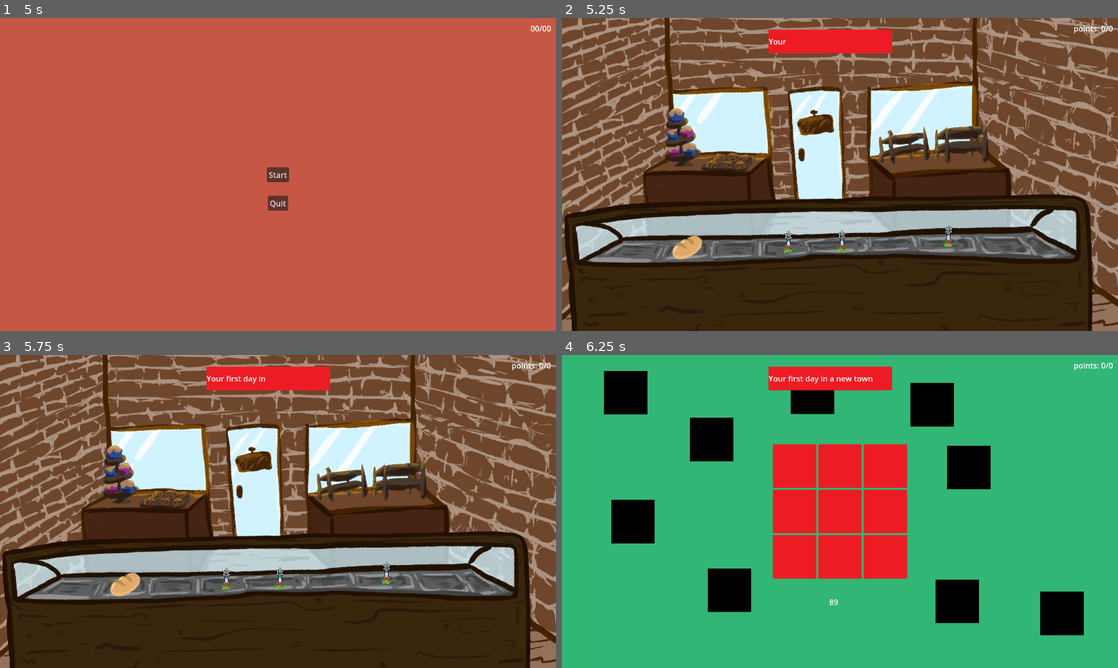
Above: before the commit, frames 1-4 (two rows, left to right).
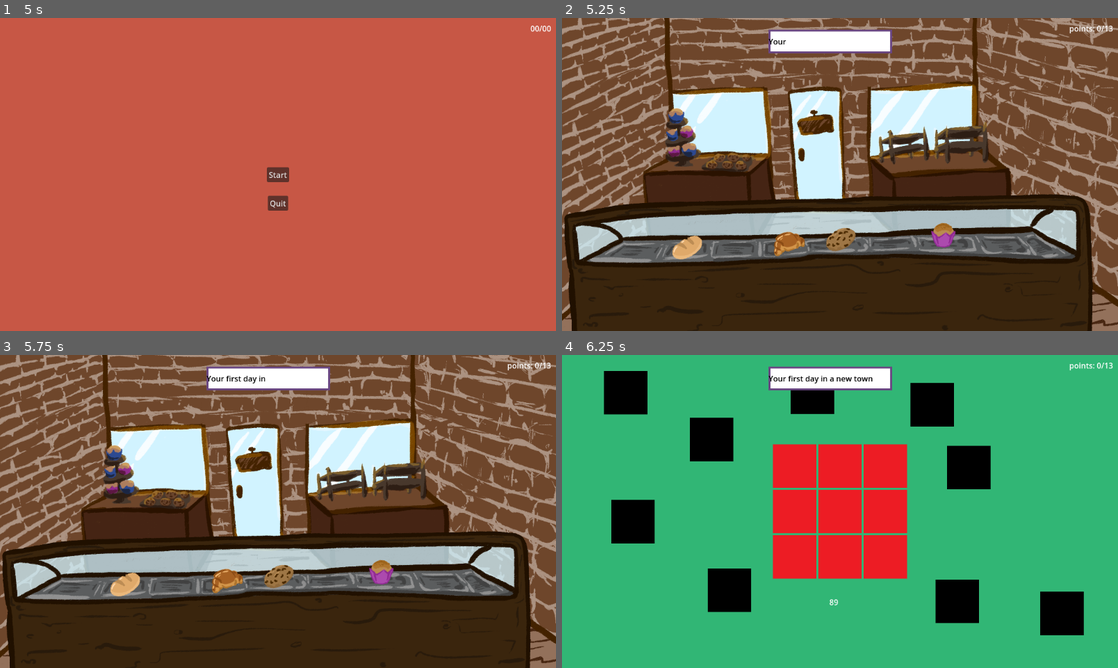
Above: after the commit, the same moments.

Repository: LauraVEkris/FreshlyBaked
Game: Godot game, scene res://scenes/main.tscn
Same seed, same stepped clock (60 frames per second), same inputs: the game is played once before the commit and once after it.
Inputs (mouse positions are in pixels of both pictures, inside the frame that each line leads up to; where the layout moved, square brackets give the same spot in the first picture):
- Up to frame 1 (5 s): click (122, 246) at 0.5 s; click (122, 246) at 1.25 s; click (227, 243) at 2 s; click (227, 243) at 2.75 s; click (383, 233) [389, 237] at 3.5 s; click (383, 233) [389, 237] at 4.25 s
- Up to frame 2 (5.25 s): click "Start" at 5 s
- Up to frame 3 (5.75 s): no input
- Up to frame 4 (6.25 s): click (840, 577) [840, 580] at 5.75 s

Frame 1 is identical in both runs. In frame 2, 2.7% of the frame differs, in the area x 37-100%, y 2-77%; in frame 3, 2.7%; in frame 4, 1.8%.

Commit message:
small fixes + art!
fixes include:
- muffin game
- dialoguemanager
- point counter
Art:
- pastries
- items for minigames
- result screens/items

Diff:
--- a/objects/apple.tscn
+++ b/objects/apple.tscn
@@ -1,7 +1,7 @@
 [gd_scene load_steps=4 format=3 uid="uid://ceih86jovvtqu"]
 
 [ext_resource type="Script" path="res://scripts/minigames/apple.gd" id="1_74ufo"]
-[ext_resource type="Texture2D" uid="uid://5eplxqu2b8e2" path="res://assets/red.png" id="1_kp8ew"]
+[ext_resource type="Texture2D" uid="uid://c6xw28wtplsdr" path="res://assets/items/apple.png" id="2_y1so6"]
 
 [sub_resource type="CircleShape2D" id="CircleShape2D_jumsr"]
 radius = 78.1025
@@ -13,7 +13,7 @@
 offset_right = 90.0
 offset_bottom = 90.0
 scale = Vector2(0.5, 0.5)
-texture = ExtResource("1_kp8ew")
+texture = ExtResource("2_y1so6")
 
 [node name="Area2D" type="Area2D" parent="."]
 
--- a/objects/beat.tscn
+++ b/objects/beat.tscn
@@ -1,6 +1,6 @@
 [gd_scene load_steps=3 format=3 uid="uid://bfgmyxlkuyik3"]
 
-[ext_resource type="Texture2D" uid="uid://5eplxqu2b8e2" path="res://assets/red.png" id="2_6e0w2"]
+[ext_resource type="Texture2D" uid="uid://dwc8n5lp60i05" path="res://assets/items/note.png" id="1_vj6wm"]
 
 [sub_resource type="CircleShape2D" id="CircleShape2D_jumsr"]
 radius = 78.1025
@@ -11,7 +11,7 @@
 offset_right = 90.0
 offset_bottom = 90.0
 scale = Vector2(0.5, 0.5)
-texture = ExtResource("2_6e0w2")
+texture = ExtResource("1_vj6wm")
 
 [node name="Area2D" type="Area2D" parent="."]
 
--- a/objects/text_box.tscn
+++ b/objects/text_box.tscn
@@ -1,15 +1,19 @@
 [gd_scene load_steps=3 format=3 uid="uid://cp0ndynhe864o"]
 
 [ext_resource type="Script" path="res://scripts/text_box.gd" id="1_63y4b"]
-[ext_resource type="Texture2D" uid="uid://5eplxqu2b8e2" path="res://assets/red.png" id="2_bsm43"]
+[ext_resource type="Texture2D" uid="uid://c5xkdhlnbgadt" path="res://assets/textbox.png" id="2_2kmlu"]
 
 [node name="TextBox" type="MarginContainer"]
 script = ExtResource("1_63y4b")
 
 [node name="NinePatchRect" type="NinePatchRect" parent="."]
 layout_mode = 2
-texture = ExtResource("2_bsm43")
-region_rect = Rect2(12.2923, 15.3463, 63.7262, 56.4845)
+texture = ExtResource("2_2kmlu")
+region_rect = Rect2(0, 0, 64, 64)
+patch_margin_left = 4
+patch_margin_top = 4
+patch_margin_right = 4
+patch_margin_bottom = 4
 
 [node name="MarginContainer" type="MarginContainer" parent="."]
 clip_contents = true
@@ -20,6 +24,7 @@
 
 [node name="Label" type="Label" parent="MarginContainer"]
 layout_mode = 2
+theme_override_colors/font_color = Color(0, 0, 0, 1)
 
 [node name="LetterDisplayTimer" type="Timer" parent="."]
 one_shot = true
--- a/scenes/main.tscn
+++ b/scenes/main.tscn
@@ -1,12 +1,15 @@
-[gd_scene load_steps=8 format=3 uid="uid://chbdeku86l8uj"]
-
-[ext_resource type="Texture2D" uid="uid://4ec26rqta3u7" path="res://assets/Jeffrey-plant.png" id="1_248q6"]
+[gd_scene load_steps=11 format=3 uid="uid://chbdeku86l8uj"]
+
 [ext_resource type="Texture2D" uid="uid://dmkf4ofgd54h4" path="res://assets/screens/bakeryInterior.png" id="1_msc7s"]
 [ext_resource type="Script" path="res://scripts/customer.gd" id="2_rmutj"]
 [ext_resource type="Texture2D" uid="uid://bxsbr4an5q6ce" path="res://assets/items/counter.png" id="2_s35vk"]
 [ext_resource type="Texture2D" uid="uid://chvi07rc5st0j" path="res://assets/items/bun.png" id="4_6ta7e"]
 [ext_resource type="Script" path="res://scripts/minigame.gd" id="4_alnpd"]
 [ext_resource type="Script" path="res://scripts/menu.gd" id="4_ku4c5"]
+[ext_resource type="Texture2D" uid="uid://nfusrqjf7r2i" path="res://assets/items/croissant.png" id="5_arq1r"]
+[ext_resource type="Texture2D" uid="uid://cec7l6o63yew" path="res://assets/items/cookie.png" id="6_s0kyp"]
+[ext_resource type="Texture2D" uid="uid://dx3nllcsmxm5h" path="res://assets/items/muffin.png" id="7_wep2n"]
+[ext_resource type="Texture2D" uid="uid://dynxucq11qie1" path="res://assets/screens/winEffect.png" id="9_8anpk"]
 
 [node name="Control" type="Control"]
 layout_mode = 3
@@ -40,7 +43,7 @@
 grow_vertical = 2
 script = ExtResource("2_rmutj")
 looks = Array[String](["res://assets/characters/goth.png"])
-orders = Array[String](["bun"])
+orders = Array[String](["bun", "croissant", "cookie", "muffin"])
 
 [node name="TextureRect2" type="TextureRect" parent="."]
 layout_mode = 1
@@ -79,25 +82,25 @@
 offset_top = 83.0
 offset_right = 96.0
 offset_bottom = 143.0
-texture_normal = ExtResource("1_248q6")
+texture_normal = ExtResource("5_arq1r")
 stretch_mode = 0
 
 [node name="CookieButton" type="TextureButton" parent="Display"]
 layout_mode = 0
-offset_left = 147.0
-offset_top = 82.0
+offset_left = 143.0
+offset_top = 73.0
 offset_right = 207.0
-offset_bottom = 142.0
-texture_normal = ExtResource("1_248q6")
+offset_bottom = 137.0
+texture_normal = ExtResource("6_s0kyp")
 stretch_mode = 0
 
 [node name="MuffinButton" type="TextureButton" parent="Display"]
 layout_mode = 0
-offset_left = 368.0
-offset_top = 71.0
-offset_right = 428.0
-offset_bottom = 131.0
-texture_normal = ExtResource("1_248q6")
+offset_left = 356.0
+offset_top = 64.0
+offset_right = 420.0
+offset_bottom = 128.0
+texture_normal = ExtResource("7_wep2n")
 stretch_mode = 0
 
 [node name="Minigame" type="Control" parent="."]
@@ -136,6 +139,7 @@
 layout_mode = 0
 offset_right = 40.0
 offset_bottom = 40.0
+texture = ExtResource("9_8anpk")
 
 [node name="Menu" type="Control" parent="."]
 visible = false
--- a/scenes/muffinGame.tscn
+++ b/scenes/muffinGame.tscn
@@ -92,6 +92,12 @@
 rotation = 0.0136885
 shape = SubResource("CapsuleShape2D_02dgd")
 
+[node name="TextureButton" type="TextureButton" parent="CharacterBody2D"]
+offset_left = -19.0
+offset_top = -23.0
+offset_right = 21.0
+offset_bottom = 17.0
+
 [node name="outerWalls" type="CanvasGroup" parent="."]
 position = Vector2(1151, 288)
 rotation = 0.785398
@@ -192,7 +198,6 @@
 [node name="wall4" type="Area2D" parent="obstaclesWalls"]
 position = Vector2(-728, -264)
 rotation = 0.785398
-scale = Vector2(1, 1)
 
 [node name="Sprite2D" type="Sprite2D" parent="obstaclesWalls/wall4"]
 position = Vector2(-109.081, -152.214)
@@ -208,7 +213,6 @@
 [node name="wall5" type="Area2D" parent="obstaclesWalls"]
 position = Vector2(-800, 546)
 rotation = 0.785398
-scale = Vector2(1, 1)
 
 [node name="Sprite2D" type="Sprite2D" parent="obstaclesWalls/wall5"]
 position = Vector2(-116.224, -159.357)
@@ -236,7 +240,6 @@
 [node name="wall7" type="Area2D" parent="obstaclesWalls"]
 position = Vector2(-360, 542)
 rotation = 0.785398
-scale = Vector2(1, 1)
 
 [node name="Sprite2D" type="Sprite2D" parent="obstaclesWalls/wall7"]
 position = Vector2(-111.75, -154.884)
@@ -252,7 +255,6 @@
 [node name="wall8" type="Area2D" parent="obstaclesWalls"]
 position = Vector2(166, 640)
 rotation = 0.785398
-scale = Vector2(1, 1)
 
 [node name="Sprite2D" type="Sprite2D" parent="obstaclesWalls/wall8"]
 position = Vector2(-111.75, -154.884)
@@ -322,6 +324,7 @@
 position = Vector2(44, 38)
 shape = SubResource("RectangleShape2D_knqrl")
 
+[connection signal="pressed" from="CharacterBody2D/TextureButton" to="." method="startTracking"]
 [connection signal="body_entered" from="outerWalls/wall3" to="." method="death"]
 [connection signal="body_entered" from="outerWalls/wall5" to="." method="death"]
 [connection signal="body_entered" from="outerWalls/wall7" to="." method="death"]
--- a/scripts/minigame.gd
+++ b/scripts/minigame.gd
@@ -29,22 +29,22 @@
 #show result overlay (fail, neutral, win, perfect)
 func doneMinigame(result):
 	if result == "fail":
-		resultScreen.texture = load("failScreen")
+		resultScreen.texture = load("res://assets/screens/failScreen.png")
 		var pastry = "res://assets/items/" + order + "Fail.png"
 		resultPastry.texture = load(pastry)
 		points = 2
 	elif result == "neutral":
-		resultScreen.texture = load("neutralScreen")
+		resultScreen.texture = load("res://assets/screens/neutralScreen.png")
 		var pastry = "res://assets/items/" + order + ".png"
 		resultPastry.texture = load(pastry)
 		points = 5
 	elif result == "win":
-		resultScreen.texture = load("winScreen")
+		resultScreen.texture = load("res://assets/screens/winScreen.png")
 		var pastry = "res://assets/items/" + order + "Win.png"
 		resultPastry.texture = load(pastry)
 		points = 8
 	elif result == "perfect":
-		resultScreen.texture = load("winScreen")
+		resultScreen.texture = load("res://assets/screens/winScreen.png")
 		var pastry = "res://assets/items/" + order + "Win.png"
 		resultPastry.texture = load(pastry)
 		points = 10
--- a/scripts/minigames/muffin_game.gd
+++ b/scripts/minigames/muffin_game.gd
@@ -3,6 +3,7 @@
 @onready var player = $CharacterBody2D
 var result = "fail"
 var minigameNode
+var tracking = false
 
 # Called when the node enters the scene tree for the first time.
 func _ready() -> void:
@@ -10,6 +11,7 @@
 
 #every frame, move player to mouse
 func _process(delta: float) -> void:
+	if !tracking: return
 	var mousePos = get_viewport().get_mouse_position()
 	player.position = mousePos
 
@@ -22,3 +24,7 @@
 func death(body:Node2D) -> void:
 	if body.is_in_group("player"):
 		minigameNode.doneMinigame(result)
+
+
+func startTracking() -> void:
+	tracking = true
--- a/scripts/singletons/dialogueManager.gd
+++ b/scripts/singletons/dialogueManager.gd
@@ -71,6 +71,7 @@
 
 #delete textbox manually and reset states
 func deleteTextbox():
+	if textbox == null: return
 	is_dialogue_active = false
 	can_advance_line = false
 	deletedBox.emit()
--- a/scripts/singletons/gameManager.gd
+++ b/scripts/singletons/gameManager.gd
@@ -17,6 +17,7 @@
 	days = 0
 	points = 0
 	neededCustomers = 3
+	neededPoints = 13
 
 func startGame():
 	pointsLabel = $"/root/Control/pointsLabel"
@@ -47,6 +48,7 @@
 		neededPoints += 25
 		neededCustomers += randi_range(-1,3)
 		points = 0
+		pointsLabel.text = "points: " + str(points) + "/" + str(neededPoints)
 		customer.shuffleArr()
 	else:
 		#restart day
Binary file added: assets/items/apple.png
Not shown, added: assets/items/apple.png.import
Binary file added: assets/items/bunFail.png
Not shown, added: assets/items/bunFail.png.import
Binary file added: assets/items/bunWin.png
Not shown, added: assets/items/bunWin.png.import
Binary file added: assets/items/cookie.png
Not shown, added: assets/items/cookie.png.import
Binary file added: assets/items/cookieFail.png
Not shown, added: assets/items/cookieFail.png.import
Binary file added: assets/items/cookieWin.png
Not shown, added: assets/items/cookieWin.png.import
(and 27 more such lines)
